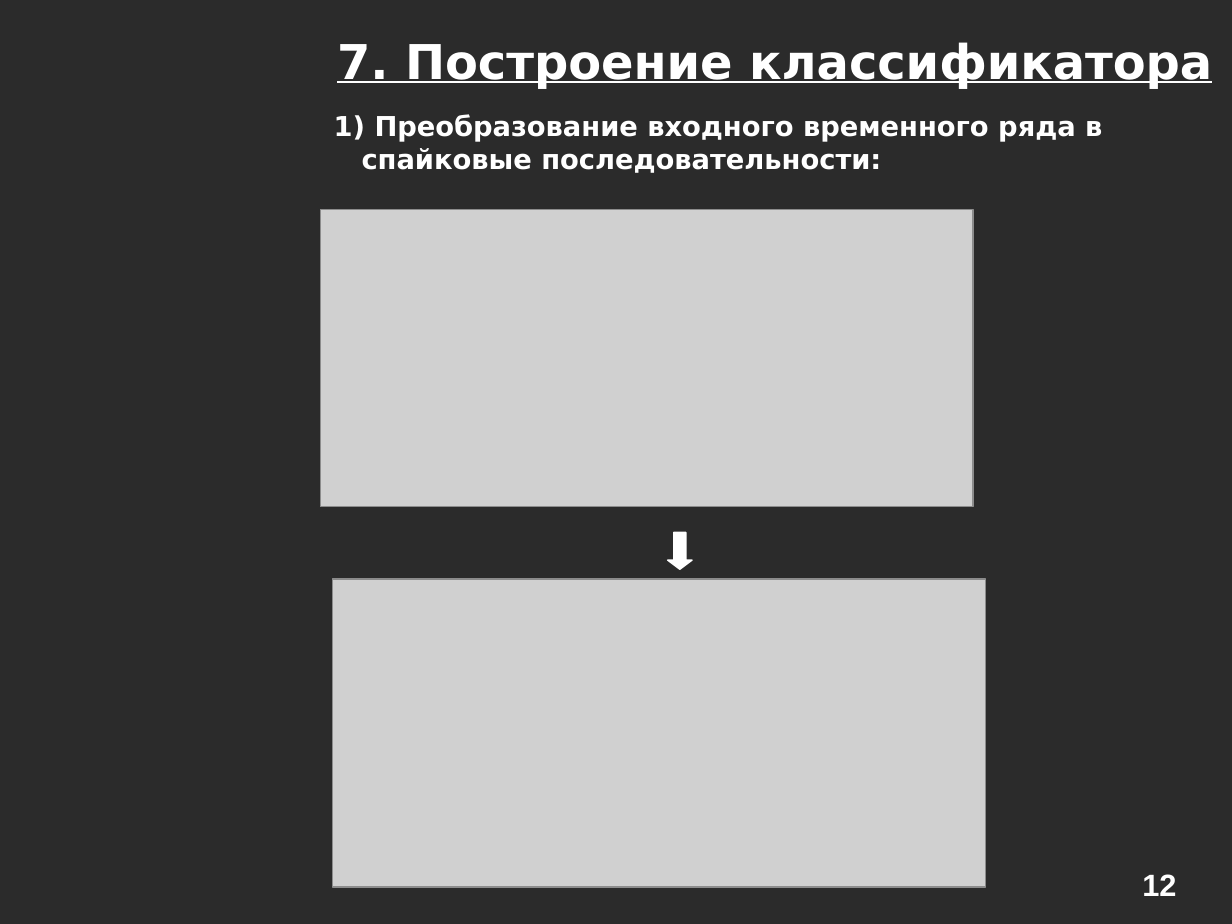
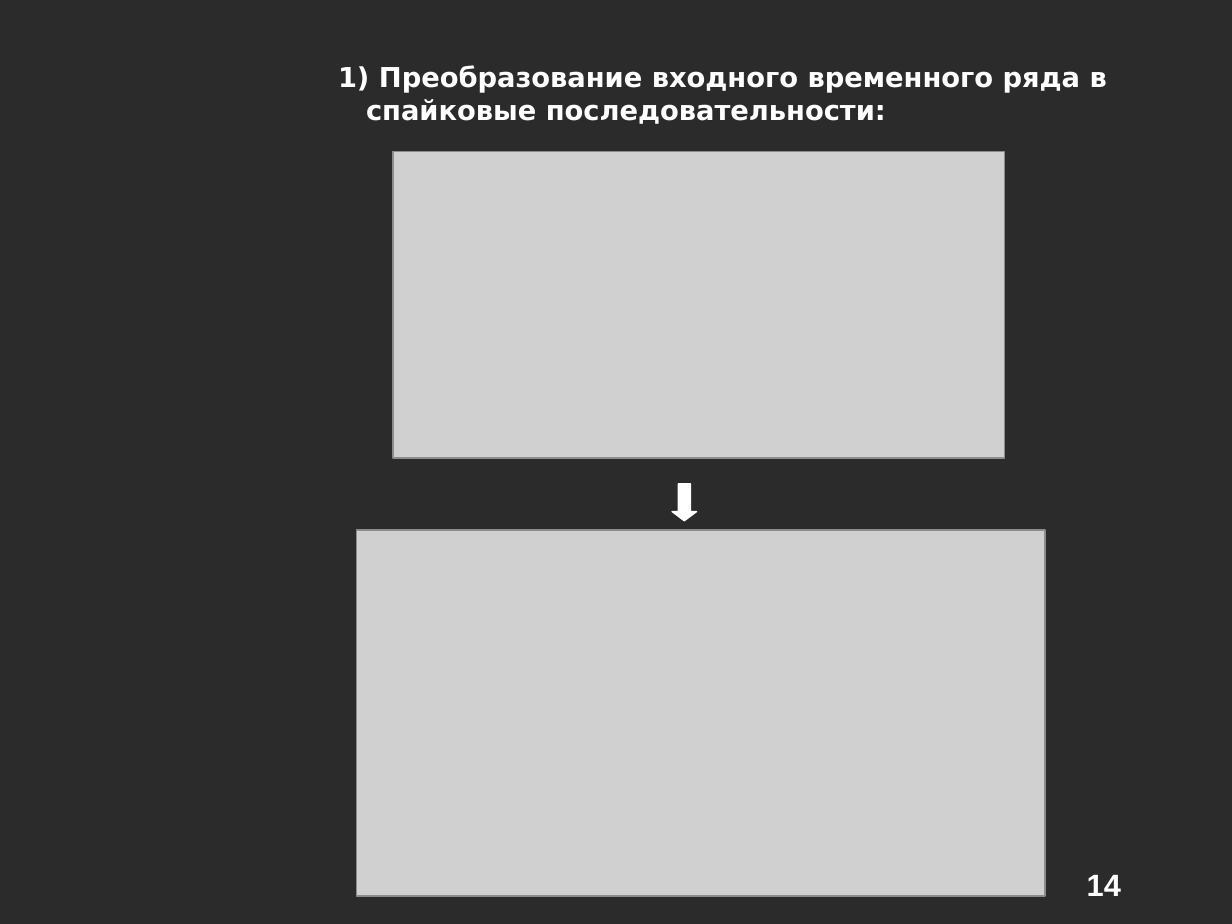
Before and after one commit to alexeyche/alexeyche-junk, a slide deck: slide 14 of cns/doc/conf.ppt (slide 12 before the commit). Drawn at 1232x924 pixels with LibreOffice and Linux fonts; fonts in the diff are those of the drawing; grey boxes stand for pictures; background and template pictures are left out; a plain dark background stands for a picture behind light text. Boxes give left, top, right and bottom in pixels: in the first picture for what was removed or moved away, otherwise in the second. Text is boxed around its words. In the diff, an @@ line names an element or a change of style, - is before the commit and + after.

```diff
--- a/cns/doc/conf.ppt
+++ b/cns/doc/conf.ppt
@@ text "1) Преобразование входного временного ряда ...": place and size @@
-text "1) Преобразование входного временного ряда ..." at [334,114,1102,173]
+text "1) Преобразование входного временного ряда ..." at [338,66,1107,124]
@@ text removed at [337,42,1212,89] @@
-7. Построение классификатора
@@ picture: place and size @@
-picture at [320,209,973,506]
+picture at [393,152,1004,458]
@@ down arrow: place and size @@
-down arrow at [668,532,692,569]
+down arrow at [671,484,696,521]
@@ picture: place and size @@
-picture at [333,579,986,887]
+picture at [356,530,1045,896]
@@ page number added at [1087,875,1121,896], 18 pt, text #FFFFFF, bold @@
+14
@@ page number removed at [1142,874,1176,896] @@
-12
```
Also in this commit, not shown: 12 other slides changed, 5 slides added, 2 slides removed.
